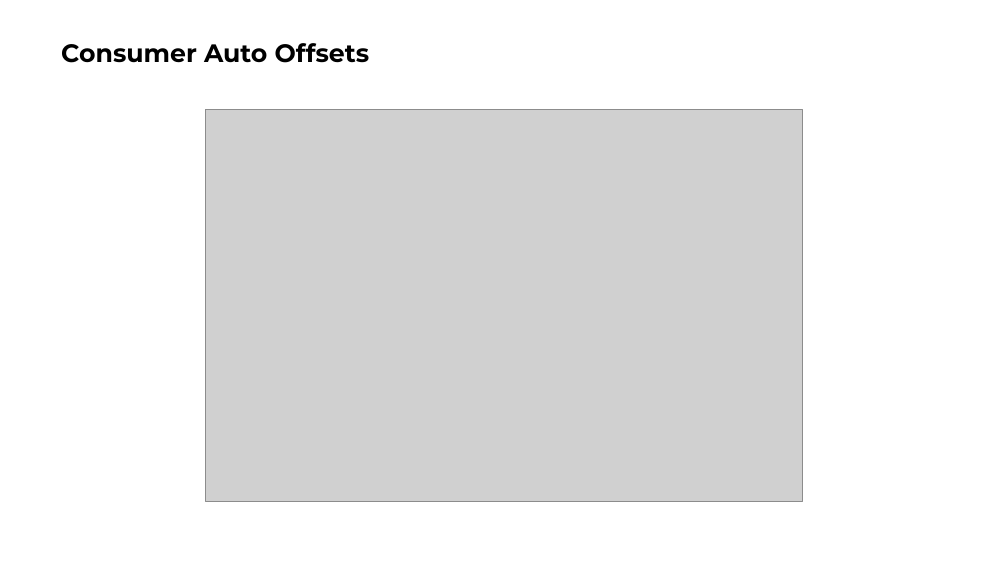
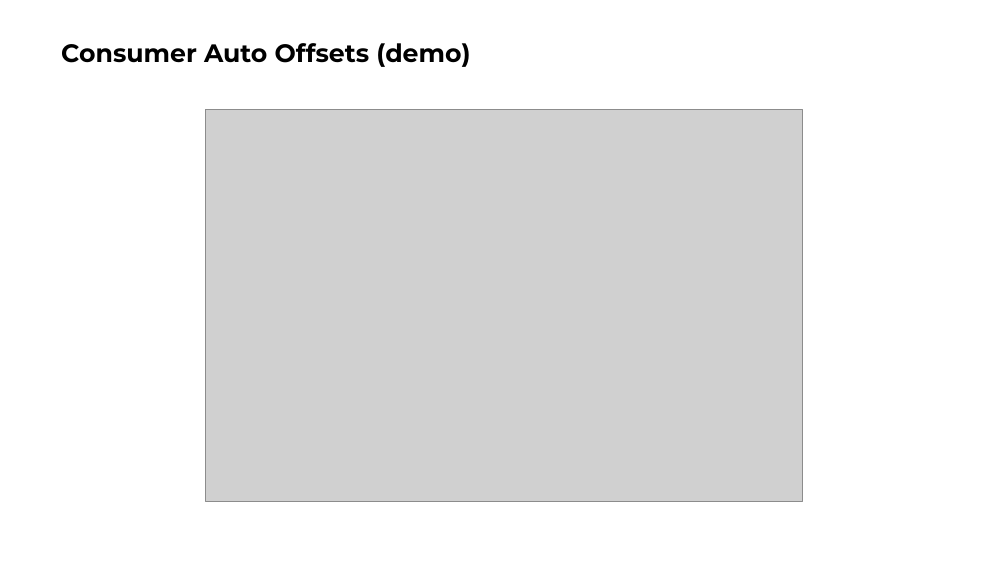
Before and after one commit to ngoctd314/tech-talk, a slide deck: slide 38 of kafka/slide.pptx (slide 29 before the commit). Drawn at 1008x567 pixels with LibreOffice and Linux fonts; fonts in the diff are those of the drawing; grey boxes stand for pictures. Boxes give left, top, right and bottom in pixels: in the first picture for what was removed or moved away, otherwise in the second. Text is boxed around its words. In the diff, an @@ line names an element or a change of style, - is before the commit and + after.

```diff
--- a/kafka/slide.pptx
+++ b/kafka/slide.pptx
@@ title at [61, 43, 470, 67]: text changed @@
-Consumer Auto Offsets
+Consumer Auto Offsets (demo)
```
Also in this commit, not shown: 3 other slides changed, 14 slides added, 2 slides removed, 4 other files.
